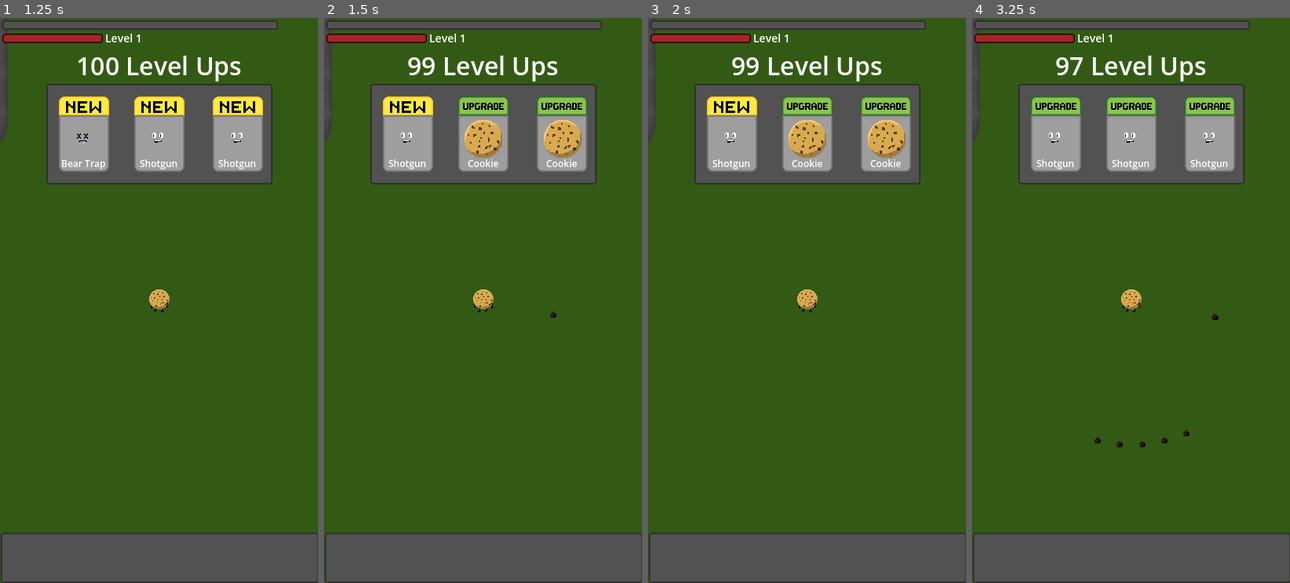
Above: before the commit, frames 1-4 (left to right).
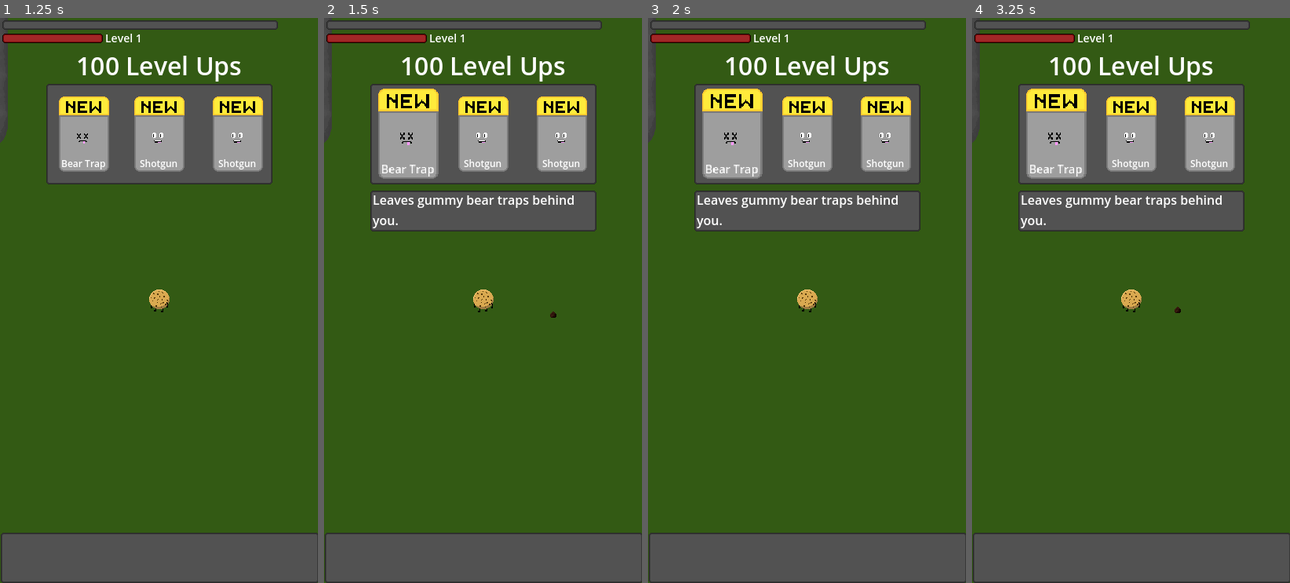
Above: after the commit, the same moments.

Repository: EightLimbed/Tasty-Terminator
Game: Godot game, scene res://Main Menu/LevelSelect/LevelSelect.tscn
Same seed, same stepped clock (60 frames per second), same inputs: the game is played once before the commit and once after it.
Inputs:
- Up to frame 1 (1.25 s): click "Play" at 0.5 s
- Up to frame 2 (1.5 s): click "Bear Trap" at 1.25 s
- Up to frame 3 (2 s): no input
- Up to frame 4 (3.25 s): click "Shotgun" at 2 s; click "Cookie" (after the commit: "Bear Trap") at 2.75 s

Frame 1 is identical in both runs. In frame 2, 10% of the frame differs, in the area x 14-86%, y 6-38%; in frame 3, 10%; in frame 4, 8.9%.

Commit message:
Added Upgrade Tooltips
Need to Add Inventory, Inventory Tooltips

Need to Add Auto Upgrade Option For When Max Weapon Slots are Full

Diff:
--- a/HUD/HUD.gd
+++ b/HUD/HUD.gd
@@ -8,6 +8,8 @@
 @onready var player = get_tree().get_root().get_node("Game").get_node("Player")
 @onready var weapon_container = player.get_node("WeaponContainer")
 @onready var level_up_window = $Levelup
+@onready var tooltip_label = $Levelup/NinePatchRect/Tooltip/Label
+@onready var tooltip_box = $Levelup/NinePatchRect/Tooltip
 var random = RandomNumberGenerator.new()
 var possible_weapons : Array[Weapon] = [preload("res://Weapons/Resources/Shotgun.tres"), preload("res://Weapons/Resources/BearTrap.tres")]
 var max_weapons : int = 3
@@ -20,13 +22,15 @@
 var option2
 var option3
 
-# Called when the node enters the scene tree for the first time.
 func _ready():
 	possible_weapons.erase(player.profile.starting_weapon)
 	level_display.text = "Level " + str(player.level+1)
 	level_up_window.visible = false
+	tooltip_box.visible = false
 
-#say "new" above new weapon, have overlay on it, and give description when hovered. everything else will be "upgrade to [level] and show what stats are, and what increases when hovered." Both will have picture of weapon
+func _process(delta: float) -> void:
+	tooltip_box.size.y = tooltip_label.size.y+3
+
 func level_up():
 	level_display.text = "Level " + str(player.level+1)
 	if level_up_window.visible:
@@ -71,35 +75,100 @@
 	var child = weapon_container.get_child(index)
 	child.upgrade()
 
+func update_tooltip(option):
+	var text = "Upgrade"
+	tooltip_box.visible = true
+	if option is int:
+		var child = weapon_container.get_child(option)
+		if round(child.profile.damage.x + child.profile.damage.y) != round(child.profile.damage.x):
+			text += ", +" + str(round(child.profile.damage.x + child.profile.damage.y)-round(child.profile.damage.x)) + " damage"
+
+		if round(child.profile.spread.x + child.profile.spread.y) != round(child.profile.spread.x):
+			text += ", +" + str(round(child.profile.spread.x + child.profile.spread.y)-round(child.profile.spread.x)) + " spread"
+
+		if round(child.profile.multishot.x + child.profile.multishot.y) != round(child.profile.multishot.x):
+			text += ", +" + str(round(child.profile.multishot.x + child.profile.multishot.y)-round(child.profile.multishot.x)) + " multishot"
+
+		if round(child.profile.ammo.x + child.profile.ammo.y) != round(child.profile.ammo.x):
+			text += ", +" + str(round(child.profile.ammo.x + child.profile.ammo.y)-round(child.profile.ammo.x)) + " ammo"
+
+		if round(child.profile.unload_time.x + child.profile.unload_time.y) != round(child.profile.unload_time.x):
+			text += ", -" + str(-1*(round(child.profile.unload_time.x + child.profile.unload_time.y)-round(child.profile.unload_time.x))) + " unload time"
+
+		if round(child.profile.reload_time.x + child.profile.reload_time.y) != round(child.profile.reload_time.x):
+			text += ", -" + str(-1*(round(child.profile.reload_time.x + child.profile.reload_time.y)-round(child.profile.reload_time.x))) + " reload time"
+
+		if round(child.profile.pierce.x + child.profile.pierce.y) != round(child.profile.pierce.x):
+			text += ", +" + str(round(child.profile.pierce.x + child.profile.pierce.y)-round(child.profile.pierce.x)) + " more pierce"
+
+		if round(child.profile.speed.x + child.profile.speed.y) != round(child.profile.speed.x):
+			text += ", +" + str(round(child.profile.speed.x + child.profile.speed.y)-round(child.profile.speed.x)) + " more speed"
+
+		if round(child.profile.scale.x + child.profile.scale.y) != round(child.profile.scale.x):
+			text += ", +" + str(round(child.profile.scale.x + child.profile.scale.y)-round(child.profile.scale.x)) + " higher scale"
+		tooltip_label.text = text
+	else:
+		tooltip_label.text = option.description
+
 func _on_option_1_pressed():
-	if option1 is int:
-		upgrade_weapon(option1)
+	if option1_button.scale == Vector2(1,1):
+		update_tooltip(option1)
+		option1_button.scale = Vector2(1.2,1.2)
+		option2_button.scale = Vector2(1,1)
+		option3_button.scale = Vector2(1,1)
 	else:
-		add_weapon(option1)
-		possible_weapons.erase(option1)
-	level_up_window.visible = false
-	if levels_cached > 0:
-		levels_cached -= 1
-		level_up()
+		option1_button.scale = Vector2(1,1)
+		option2_button.scale = Vector2(1,1)
+		option3_button.scale = Vector2(1,1)
+		tooltip_box.visible = false
+		if option1 is int:
+			upgrade_weapon(option1)
+		else:
+			add_weapon(option1)
+			possible_weapons.erase(option1)
+		level_up_window.visible = false
+		if levels_cached > 0:
+			levels_cached -= 1
+			level_up()
 
 func _on_option_2_pressed():
-	if option2 is int:
-		upgrade_weapon(option2)
+	if option2_button.scale == Vector2(1,1):
+		update_tooltip(option2)
+		option1_button.scale = Vector2(1,1)
+		option2_button.scale = Vector2(1.2,1.2)
+		option3_button.scale = Vector2(1,1)
 	else:
-		add_weapon(option2)
-		possible_weapons.erase(option2)
-	level_up_window.visible = false
-	if levels_cached > 0:
-		levels_cached -= 1
-		level_up()
+		option1_button.scale = Vector2(1,1)
+		option2_button.scale = Vector2(1,1)
+		option3_button.scale = Vector2(1,1)
+		tooltip_box.visible = false
+		if option2 is int:
+			upgrade_weapon(option2)
+		else:
+			add_weapon(option2)
+			possible_weapons.erase(option2)
+		level_up_window.visible = false
+		if levels_cached > 0:
+			levels_cached -= 1
+			level_up()
 
 func _on_option_3_pressed():
-	if option3 is int:
-		upgrade_weapon(option3)
+	if option3_button.scale == Vector2(1,1):
+		update_tooltip(option3)
+		option1_button.scale = Vector2(1,1)
+		option2_button.scale = Vector2(1,1)
+		option3_button.scale = Vector2(1.2,1.2)
 	else:
-		add_weapon(option3)
-		possible_weapons.erase(option3)
-	level_up_window.visible = false
-	if levels_cached > 0:
-		levels_cached -= 1
-		level_up()
+		option1_button.scale = Vector2(1,1)
+		option2_button.scale = Vector2(1,1)
+		option3_button.scale = Vector2(1,1)
+		tooltip_box.visible = false
+		if option3 is int:
+			upgrade_weapon(option3)
+		else:
+			add_weapon(option3)
+			possible_weapons.erase(option3)
+		level_up_window.visible = false
+		if levels_cached > 0:
+			levels_cached -= 1
+			level_up()
--- a/HUD/HUD.tscn
+++ b/HUD/HUD.tscn
@@ -16,6 +16,8 @@
 
 [sub_resource type="LabelSettings" id="LabelSettings_bl0yn"]
 font_size = 12
+
+[sub_resource type="LabelSettings" id="LabelSettings_6d4f8"]
 
 [node name="HUD" type="CanvasLayer"]
 script = ExtResource("1_32x74")
@@ -118,6 +120,7 @@
 offset_top = 16.0
 offset_right = 80.0
 offset_bottom = 112.0
+pivot_offset = Vector2(32, 48)
 texture_normal = ExtResource("5_3or5x")
 stretch_mode = 4
 script = ExtResource("6_xajst")
@@ -147,6 +150,7 @@
 offset_top = 16.0
 offset_right = 176.0
 offset_bottom = 112.0
+pivot_offset = Vector2(32, 48)
 texture_normal = ExtResource("5_3or5x")
 stretch_mode = 4
 script = ExtResource("6_xajst")
@@ -176,6 +180,7 @@
 offset_top = 16.0
 offset_right = 276.0
 offset_bottom = 112.0
+pivot_offset = Vector2(32, 48)
 texture_normal = ExtResource("5_3or5x")
 stretch_mode = 4
 script = ExtResource("6_xajst")
@@ -198,6 +203,25 @@
 label_settings = SubResource("LabelSettings_bl0yn")
 horizontal_alignment = 1
 vertical_alignment = 1
+
+[node name="Tooltip" type="NinePatchRect" parent="Levelup/NinePatchRect"]
+layout_mode = 0
+offset_top = 136.0
+offset_right = 288.0
+offset_bottom = 160.0
+texture = ExtResource("2_7wn1q")
+patch_margin_left = 3
+patch_margin_top = 3
+patch_margin_right = 3
+patch_margin_bottom = 3
+
+[node name="Label" type="Label" parent="Levelup/NinePatchRect/Tooltip"]
+layout_mode = 0
+offset_left = 3.0
+offset_right = 287.0
+offset_bottom = 23.0
+label_settings = SubResource("LabelSettings_6d4f8")
+autowrap_mode = 3
 
 [node name="Inventory" type="Control" parent="."]
 layout_mode = 3
--- a/Main Menu/LevelSelect/LevelSelect.gd
+++ b/Main Menu/LevelSelect/LevelSelect.gd
@@ -8,7 +8,7 @@
 
 
 # Called every frame. 'delta' is the elapsed time since the previous frame.
-func _process(delta: float) -> void:
+func _process(_delta: float) -> void:
 	pass
 
 
--- a/Weapons/Resources/BearTrap.tres
+++ b/Weapons/Resources/BearTrap.tres
@@ -11,6 +11,7 @@
 script = ExtResource("1_cu0f2")
 name = "Bear Trap"
 display = ExtResource("1_d72eu")
+description = "Leaves gummy bear traps behind you."
 aim_type = 3
 spread = Vector2(5, 0)
 multishot = Vector2(5, 1)
--- a/Weapons/Resources/ChocolateChips.tres
+++ b/Weapons/Resources/ChocolateChips.tres
@@ -11,6 +11,7 @@
 script = ExtResource("1_nc1db")
 name = "Cookie"
 display = ExtResource("1_r6vpx")
+description = "Quickly fires choclate chips towards the nearest enemy"
 aim_type = 2
 spread = Vector2(5, 1)
 multishot = Vector2(1, 0.1)
--- a/Weapons/Resources/Shotgun.tres
+++ b/Weapons/Resources/Shotgun.tres
@@ -11,6 +11,7 @@
 script = ExtResource("1_ht1ju")
 name = "Shotgun"
 display = ExtResource("1_xnd5v")
+description = "Fires shotgun blast"
 aim_type = 1
 spread = Vector2(45, 0)
 multishot = Vector2(5, 1)
--- a/Weapons/Weapon.gd
+++ b/Weapons/Weapon.gd
@@ -47,7 +47,6 @@
 			var dir = global_position.direction_to(find_closest(global_position, enemy_container.get_children())-player.velocity/3)
 			instance.direction = dir.rotated(spread*i-spread_offset)
 		if profile.aim_type == 3:
-			var dir = 0
 			instance.initial_velocity = Vector2.ZERO
 			if player.velocity != Vector2.ZERO:
 				projectile_container.add_child.call_deferred(instance)
--- a/Weapons/weapon_profile.gd
+++ b/Weapons/weapon_profile.gd
@@ -5,7 +5,7 @@
 #load profiles to weapons
 @export var name : String
 @export var display : Texture2D
-
+@export var description : String
 
 #stats, left is starting, right is increase every level
 
Binary file added: HUD/Art/Tooltip.png
Not shown, added: HUD/Art/Tooltip.png.import
Not shown: 1 places in HUD/HUD.tscn that only renumber resources
